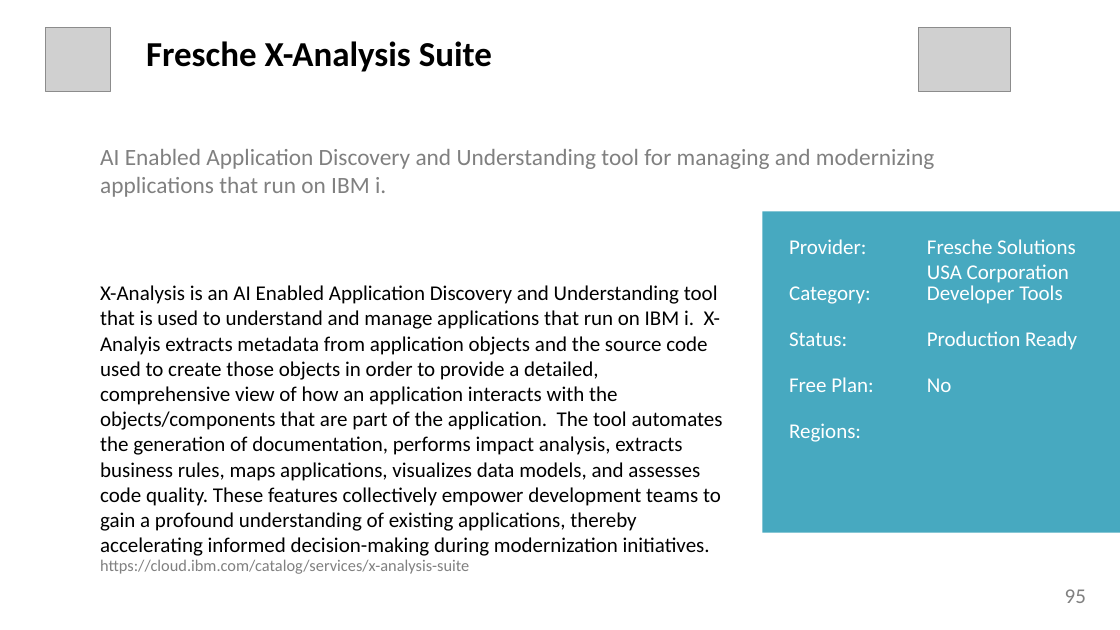
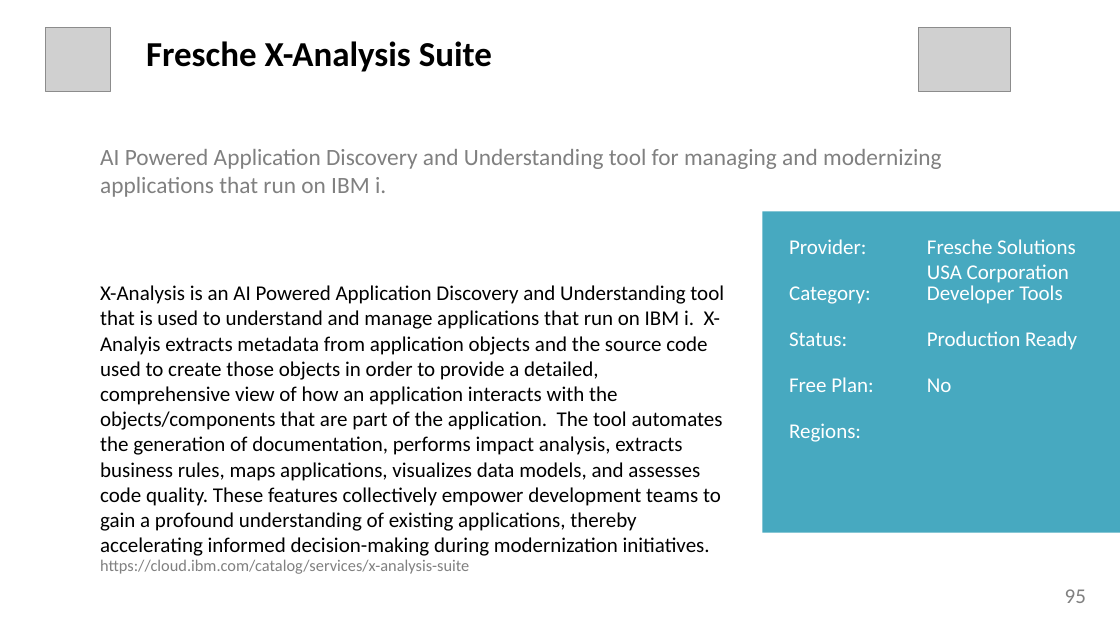
Before and after one commit to l2fprod/mycatalog, a slide deck: slide 95 of docs/generated/mycatalog.pptx. Drawn at 1120x630 pixels with LibreOffice and Linux fonts; fonts in the diff are those of the drawing; grey boxes stand for pictures. Boxes give left, top, right and bottom in pixels: in the first picture for what was removed or moved away, otherwise in the second. Text is boxed around its words. In the diff, an @@ line names an element or a change of style, - is before the commit and + after.

```diff
--- a/docs/generated/mycatalog.pptx
+++ b/docs/generated/mycatalog.pptx
@@ text at box(100, 149, 941, 197): text changed @@
-AI Enabled Application Discovery and Understanding tool for managing and modernizing applications that run on IBM i.
+AI Powered Application Discovery and Understanding tool for managing and modernizing applications that run on IBM i.
@@ text at box(100, 285, 724, 556): text changed @@
-X-Analysis is an AI Enabled Application Discovery and Understanding tool that is used to understand and manage applications that run on IBM i. X-Analyis extracts metadata from application objects and the source code used to create those objects in order to provide a detailed, comprehensive view of how an application interacts with the objects/components that are part of the application. The tool automates the generation of documentation, performs impact analysis, extracts business rules, maps applications, visualizes data models, and assesses code quality. These features collectively empower development teams to gain a profound understanding of existing applications, thereby accelerating informed decision-making during modernization initiatives.
+X-Analysis is an AI Powered Application Discovery and Understanding tool that is used to understand and manage applications that run on IBM i. X-Analyis extracts metadata from application objects and the source code used to create those objects in order to provide a detailed, comprehensive view of how an application interacts with the objects/components that are part of the application. The tool automates the generation of documentation, performs impact analysis, extracts business rules, maps applications, visualizes data models, and assesses code quality. These features collectively empower development teams to gain a profound understanding of existing applications, thereby accelerating informed decision-making during modernization initiatives.
```
Also in this commit, not shown: 1 other slide changed, 8 other files.
